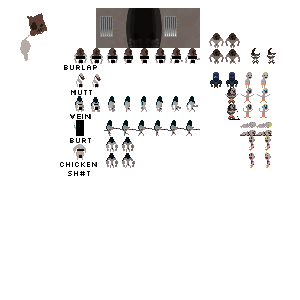
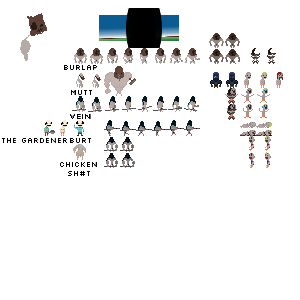
Comparing the layer stacks of the two 300 × 300 images. Changes:
hid "censor" over [76, 8, 240, 158]
removed layer "Visible #1" over [22, 8, 273, 176]
added layer "THE GARDNER (BURT)" above "tools" over [2, 138, 67, 143]
added layer "tools" above "Characters" over [47, 106, 197, 167]
painted on "Characters" over [44, 66, 283, 136]
